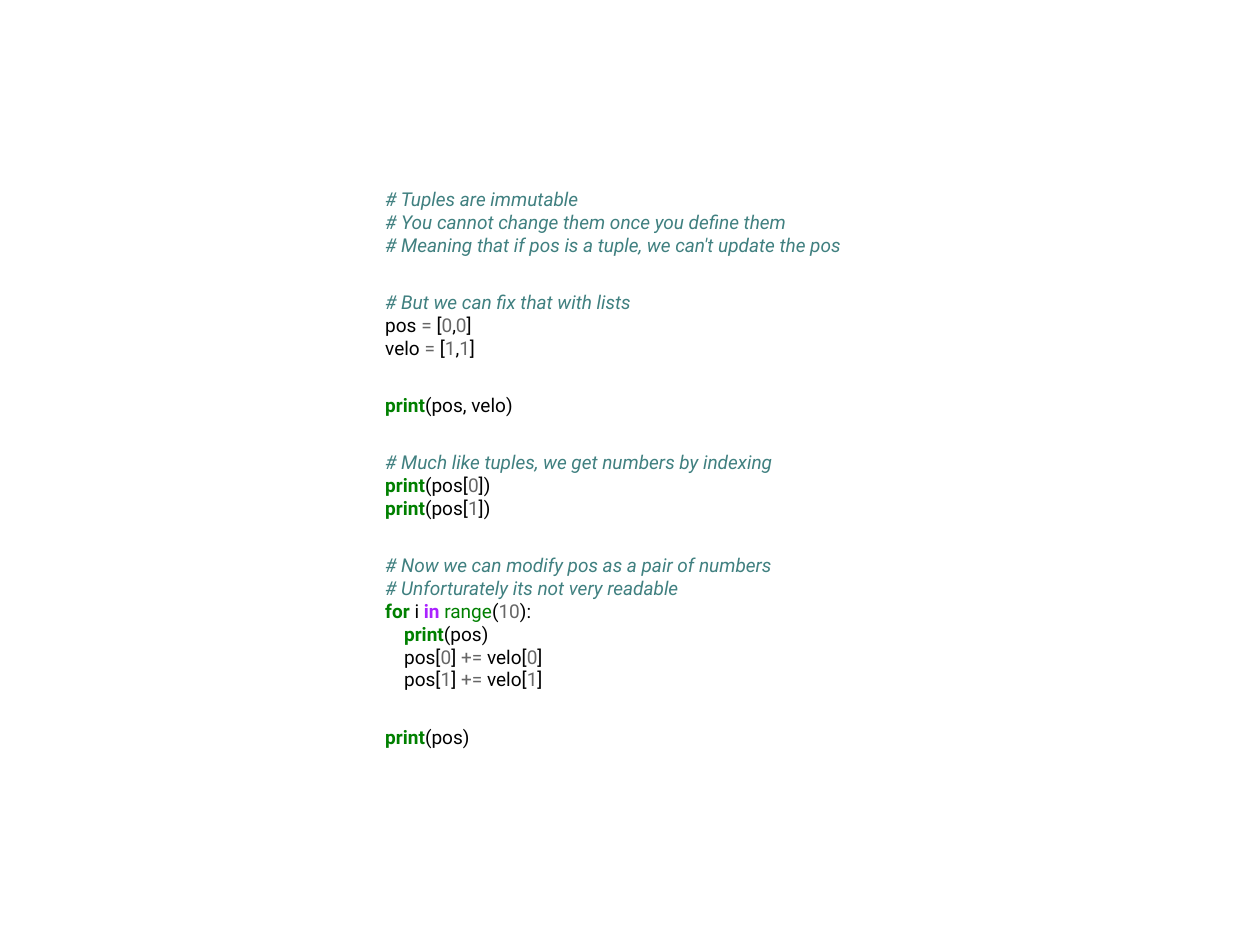
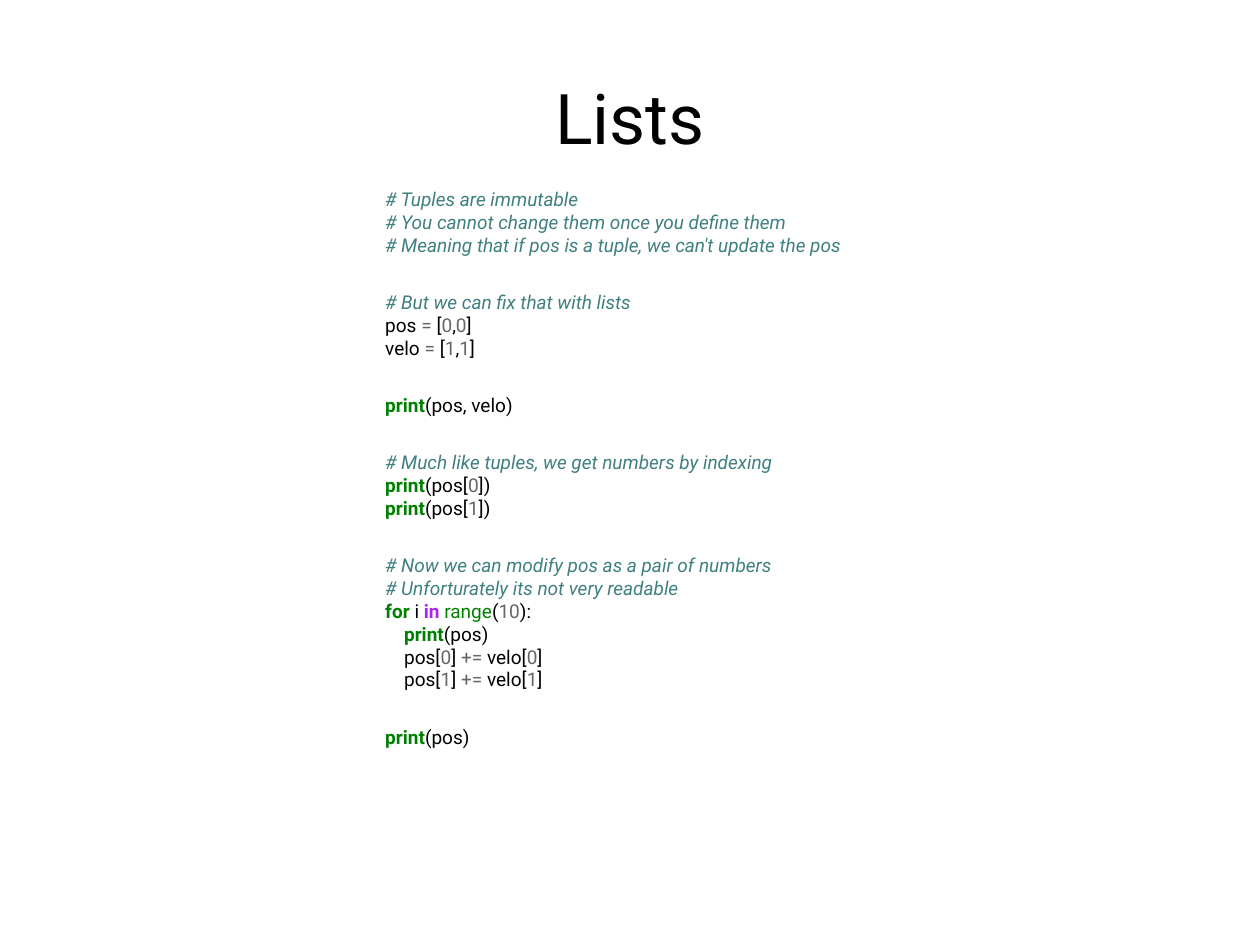
Before and after one commit to f0lie/basic_python_workshop, a slide deck: slide 16 of powerpoint.odp. Drawn at 1260x945 pixels with LibreOffice and Linux fonts; fonts in the diff are those of the drawing. Boxes give left, top, right and bottom in pixels: in the first picture for what was removed or moved away, otherwise in the second. Text is boxed around its words. In the diff, an @@ line names an element or a change of style, - is before the commit and + after.

```diff
--- a/powerpoint.odp
+++ b/powerpoint.odp
@@ title added at (555, 93, 704, 145), 44 pt, text #000000 @@
+Lists
```
Also in this commit, not shown: 9 other slides changed, 1 slide added, 1 other file.
